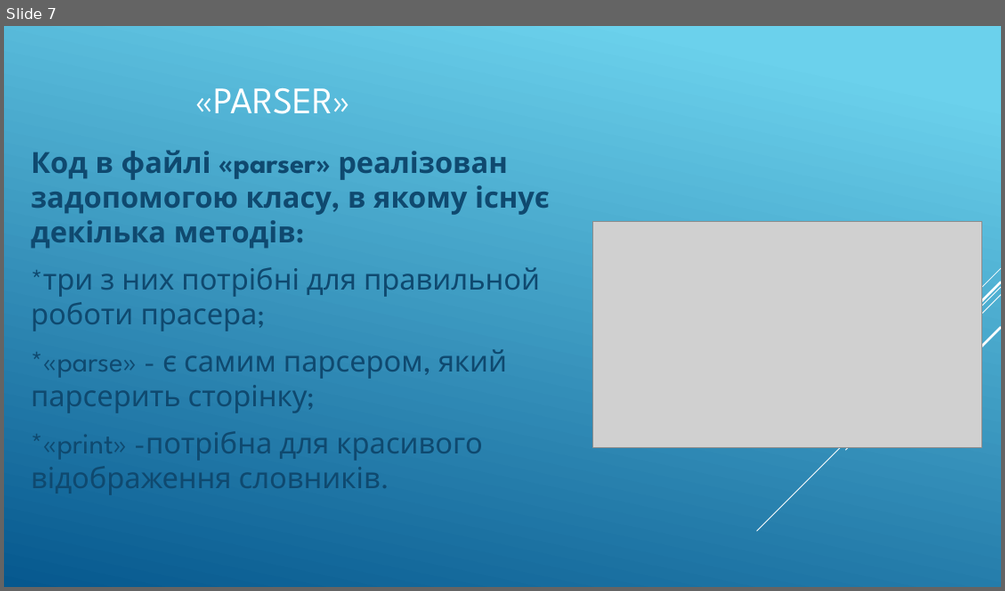
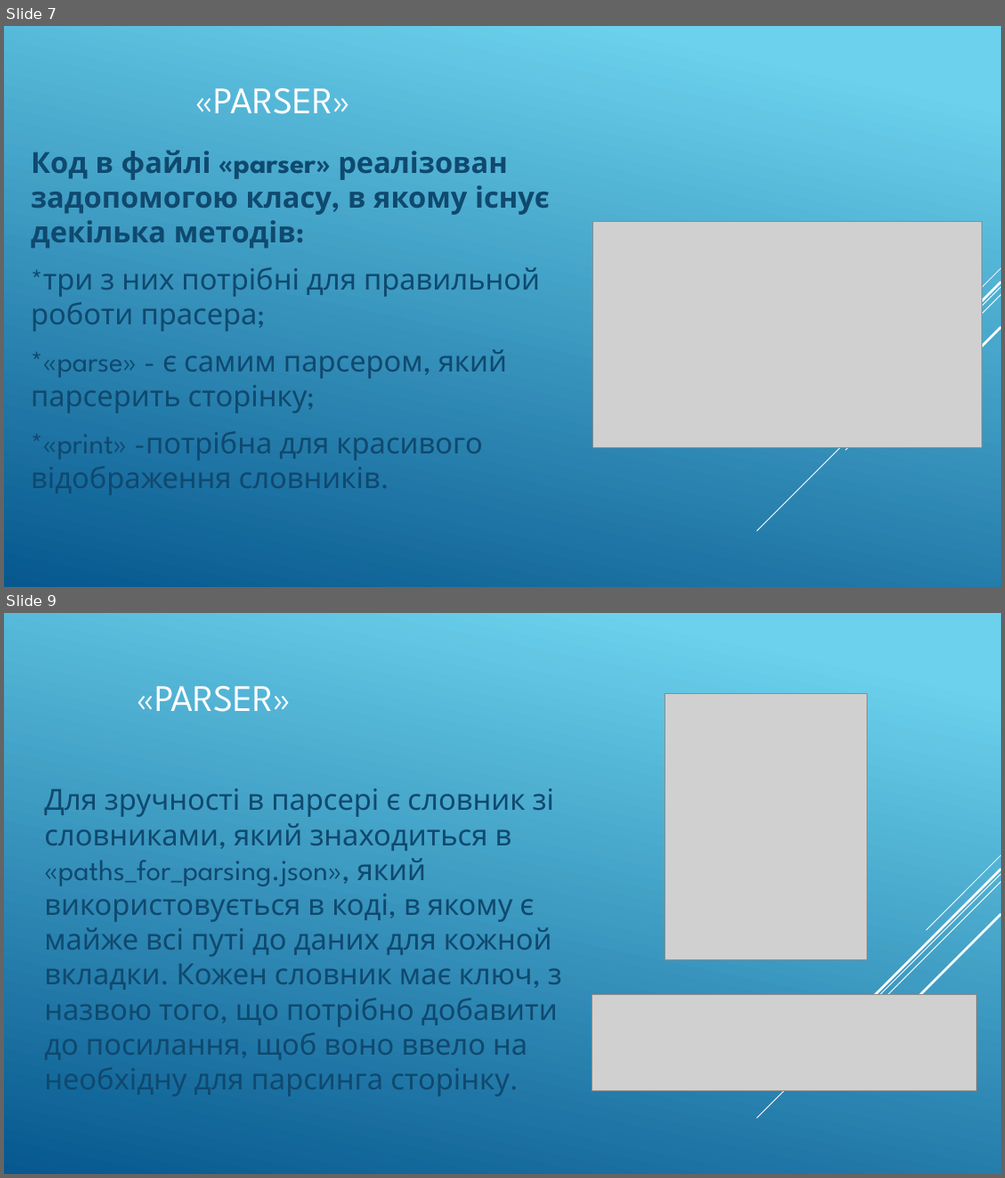
Before and after one commit to RalyukRoman/graphical-search-parser, a slide deck: Project presentation.pptx. Shown one above the other, each under a label of ours: slide 7 before the commit, slides 7 and 9 after it; the slides between them are not shown. The pictures are 1005x591 and 1005x1178 pixels, drawn with LibreOffice and Linux fonts; fonts in the diff are those of the drawing; grey boxes stand for pictures. Boxes give left, top, right and bottom in pixels: in the first picture for what was removed or moved away, otherwise in the second. Text is boxed around its words. In the diff, an @@ line names an element or a change of style, - is before the commit and + after.

```diff
--- a/Project presentation.pptx
+++ b/Project presentation.pptx
@@ slide 9 added at box(4, 613, 1001, 1174), background gradient #6ED2EB to #06588E; not listed: 5 template elements that a slide beside it also shows @@
@@ title added at box(137, 686, 291, 712), 36 pt, text #FFFFFF @@
+«PARSER»
@@ picture added at box(665, 693, 867, 960) @@
@@ text added at box(44, 788, 562, 1096), 28 pt, text #0F496F @@
+Для зручності в парсері є словник зі словниками, який знаходиться в «paths_for_parsing.json», який використовується в коді, в якому є майже всі путі до даних для кожной вкладки. Кожен словник має ключ, з назвою того, що потрібно добавити до посилання, щоб воно ввело на необхідну для парсинга сторінку.
@@ picture added at box(591, 995, 976, 1090) @@
```
Also in this commit, not shown: 2 slides changed, 3 other files.
